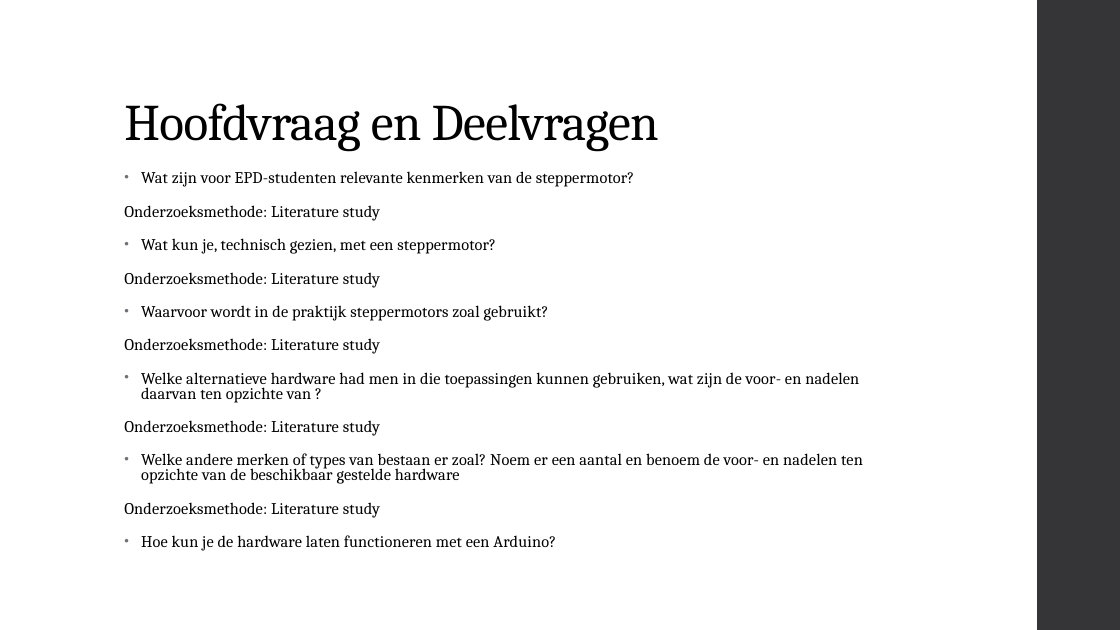
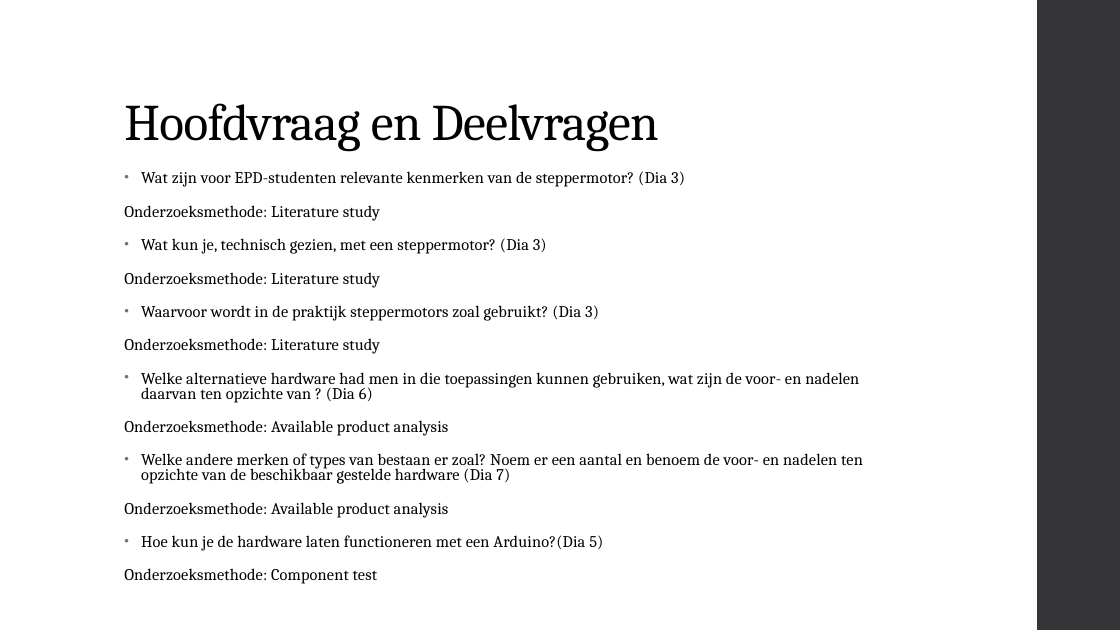
Before and after one commit to delamiro/Embedded-Stepper-Motor, a slide deck: slide 11 of docs/presentatie.odp. Drawn at 1120x630 pixels with LibreOffice and Linux fonts; fonts in the diff are those of the drawing. Boxes give left, top, right and bottom in pixels: in the first picture for what was removed or moved away, otherwise in the second. Text is boxed around its words. In the diff, an @@ line names an element or a change of style, - is before the commit and + after.

Commit message:
Update presentatie.odp
Hoofd en deelvragen met onderzoeks methode toe gevoegt

```diff
--- a/docs/presentatie.odp
+++ b/docs/presentatie.odp
@@ text at bbox=[141, 171, 685, 187]: text changed @@
-• Wat zijn voor EPD-studenten relevante kenmerken van de steppermotor?
+• Wat zijn voor EPD-studenten relevante kenmerken van de steppermotor? (Dia 3)
@@ text at bbox=[141, 238, 547, 254]: text changed @@
-• Wat kun je, technisch gezien, met een steppermotor?
+• Wat kun je, technisch gezien, met een steppermotor? (Dia 3)
@@ text at bbox=[141, 305, 599, 321]: text changed @@
-• Waarvoor wordt in de praktijk steppermotors zoal gebruikt?
+• Waarvoor wordt in de praktijk steppermotors zoal gebruikt? (Dia 3)
@@ text at bbox=[124, 372, 863, 584]: text changed @@
-• Welke alternatieve hardware had men in die toepassingen kunnen gebruiken, wat zijn de voor- en nadelen daarvan ten opzichte van ?
-Onderzoeksmethode: Literature study
-• Welke andere merken of types van bestaan er zoal? Noem er een aantal en benoem de voor- en nadelen ten opzichte van de beschikbaar gestelde hardware
-Onderzoeksmethode: Literature study
-• Hoe kun je de hardware laten functioneren met een Arduino?
+• Welke alternatieve hardware had men in die toepassingen kunnen gebruiken, wat zijn de voor- en nadelen daarvan ten opzichte van ? (Dia 6)
+Onderzoeksmethode: Available product analysis
+• Welke andere merken of types van bestaan er zoal? Noem er een aantal en benoem de voor- en nadelen ten opzichte van de beschikbaar gestelde hardware (Dia 7)
+Onderzoeksmethode: Available product analysis
+• Hoe kun je de hardware laten functioneren met een Arduino?(Dia 5)
+Onderzoeksmethode: Component test
```
